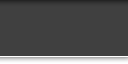
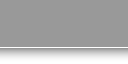
Layered file, before and after one edit (128px x 64px). Changes by layer:
added layer "Layer 5" above "Layer 3" over (0, 0, 128, 47)
hid "Layer 0" over (0, 0, 128, 56)
